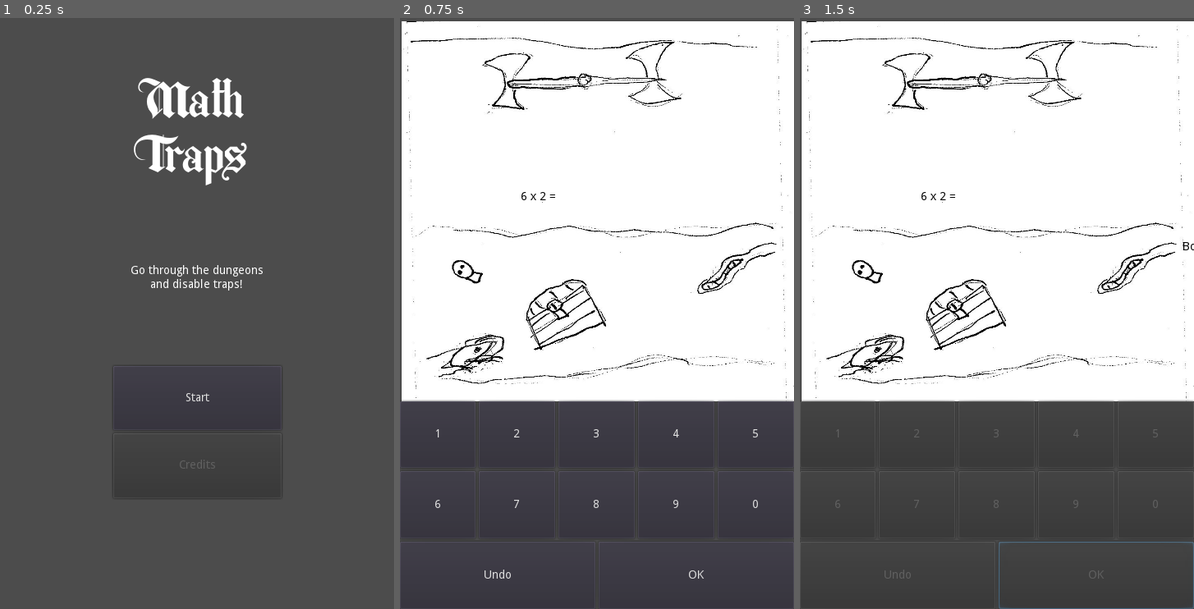
Above: before the commit, frames 1-3 (left to right).
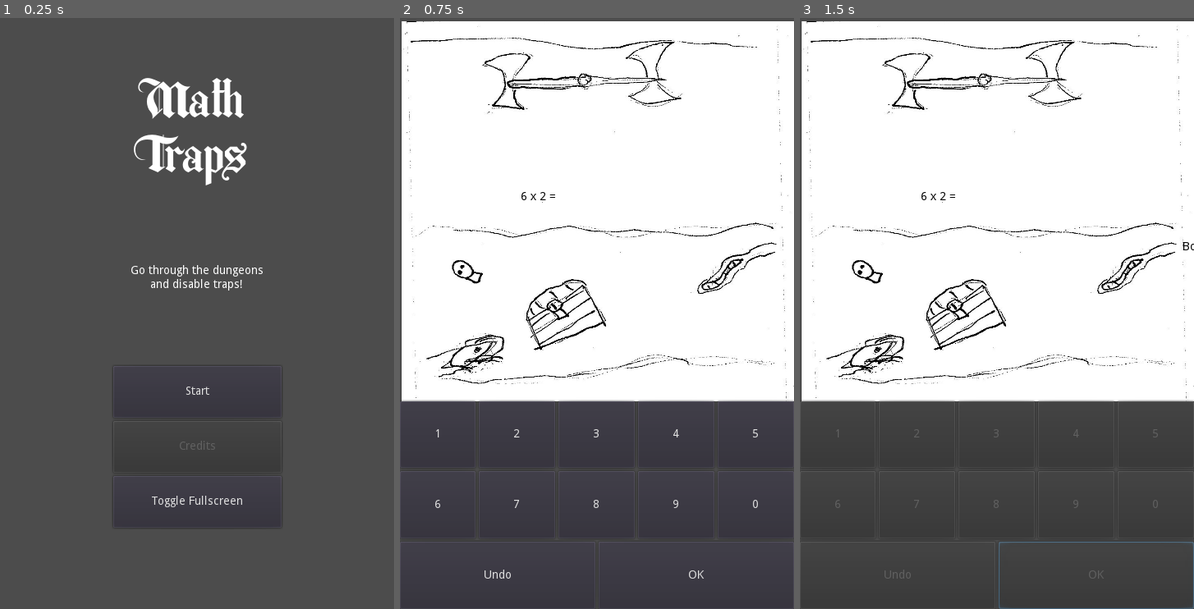
Above: after the commit, the same moments.

Repository: the-g-force/FamJam-May2020
Game: Godot game, scene res://src/TitleScene.tscn
Same seed, same stepped clock (60 frames per second), same inputs: the game is played once before the commit and once after it.
Inputs:
- Up to frame 1 (0.25 s): no input
- Up to frame 2 (0.75 s): click "Start" at 0.5 s
- Up to frame 3 (1.5 s): click "OK" at 1.25 s

The runs differ from the first frame. In frame 1, 0.4% of the frame differs, in the area x 28-72%, y 62-83%; in frame 2, nothing differs; in frame 3, nothing differs.

Commit message:
Add fullscreen toggle

Diff:
--- a/project/src/TitleScene.gd
+++ b/project/src/TitleScene.gd
@@ -4,3 +4,7 @@
 
 func _on_StartButton_pressed():
 	get_tree().change_scene_to(GameScene)
+
+
+func _on_FullscreenButton_pressed():
+	OS.window_fullscreen = not OS.window_fullscreen
--- a/project/src/TitleScene.tscn
+++ b/project/src/TitleScene.tscn
@@ -20,17 +20,17 @@
 anchor_top = 0.5
 anchor_right = 0.5
 anchor_bottom = 0.5
-margin_left = -102.5
-margin_top = 64.1275
-margin_right = 102.5
-margin_bottom = 225.128
+margin_left = -102.0
+margin_top = 64.0
+margin_right = 103.0
+margin_bottom = 261.0
 __meta__ = {
 "_edit_use_anchors_": false
 }
 
 [node name="StartButton" type="Button" parent="VBoxContainer"]
 margin_right = 205.0
-margin_bottom = 78.0
+margin_bottom = 63.0
 size_flags_vertical = 3
 text = "Start"
 __meta__ = {
@@ -38,12 +38,22 @@
 }
 
 [node name="CreditsButton" type="Button" parent="VBoxContainer"]
-margin_top = 82.0
+margin_top = 67.0
 margin_right = 205.0
-margin_bottom = 161.0
+margin_bottom = 130.0
 size_flags_vertical = 3
 disabled = true
 text = "Credits"
+__meta__ = {
+"_edit_use_anchors_": false
+}
+
+[node name="FullscreenButton" type="Button" parent="VBoxContainer"]
+margin_top = 134.0
+margin_right = 205.0
+margin_bottom = 197.0
+size_flags_vertical = 3
+text = "Toggle Fullscreen"
 __meta__ = {
 "_edit_use_anchors_": false
 }
@@ -80,3 +90,4 @@
 "_edit_use_anchors_": false
 }
 [connection signal="pressed" from="VBoxContainer/StartButton" to="." method="_on_StartButton_pressed"]
+[connection signal="pressed" from="VBoxContainer/FullscreenButton" to="." method="_on_FullscreenButton_pressed"]
